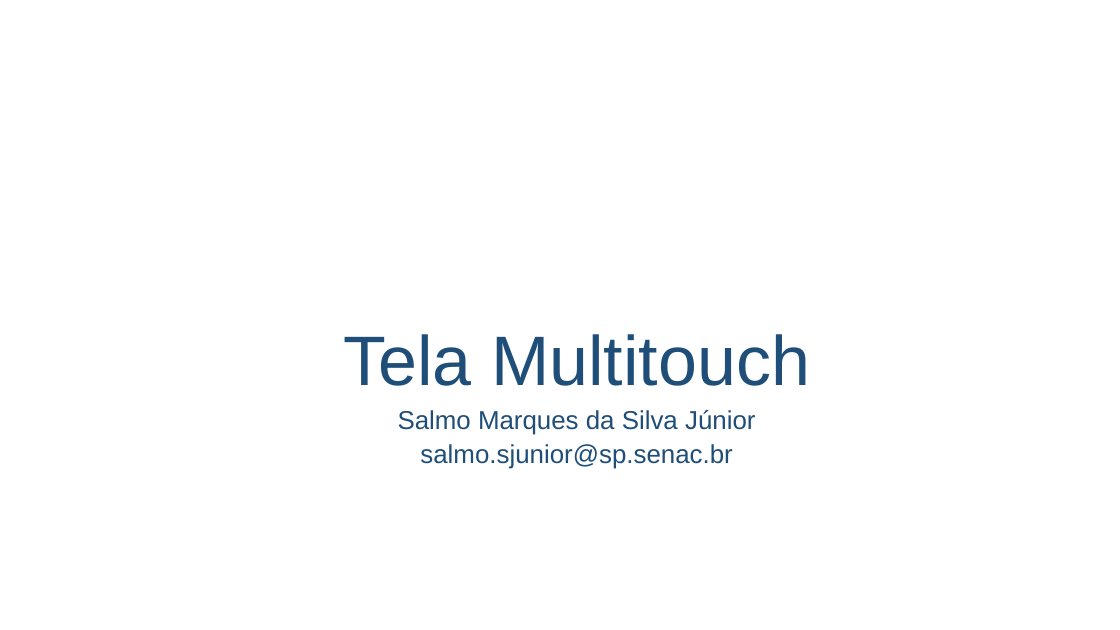
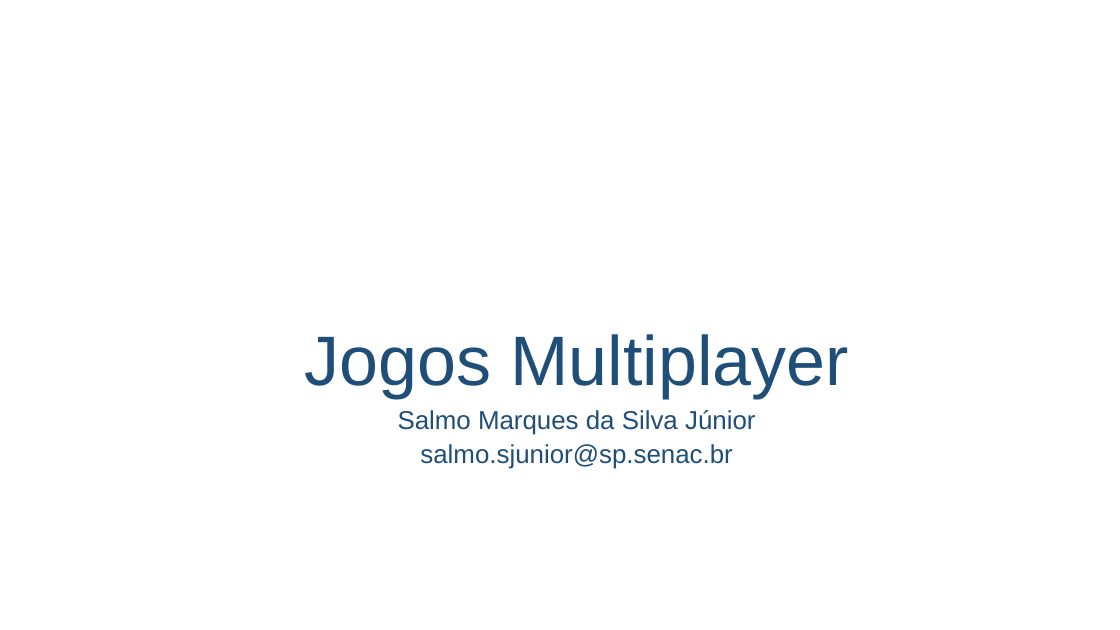
Before and after one commit to salmo-jr/public-slides, a slide deck: slide 1 of unity-multiplayer.pptx. Drawn at 1120x630 pixels with LibreOffice and Linux fonts; fonts in the diff are those of the drawing; background and template pictures are left out. Boxes give left, top, right and bottom in pixels: in the first picture for what was removed or moved away, otherwise in the second. Text is boxed around its words. In the diff, an @@ line names an element or a change of style, - is before the commit and + after.

Commit message:
adding new slides

```diff
--- a/unity-multiplayer.pptx
+++ b/unity-multiplayer.pptx
@@ title at [304, 334, 849, 398]: text changed @@
-Tela Multitouch
+Jogos Multiplayer
```
Also in this commit, not shown: 2 other slides changed, 1 slide added, 2 slides removed.
